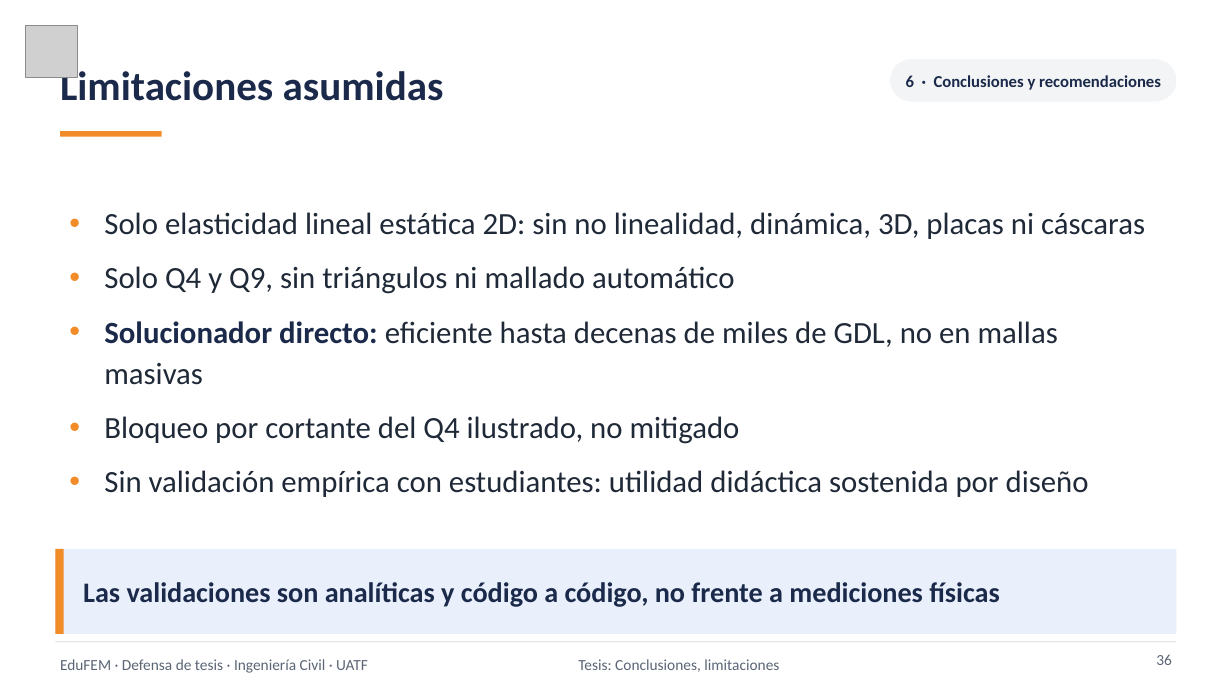
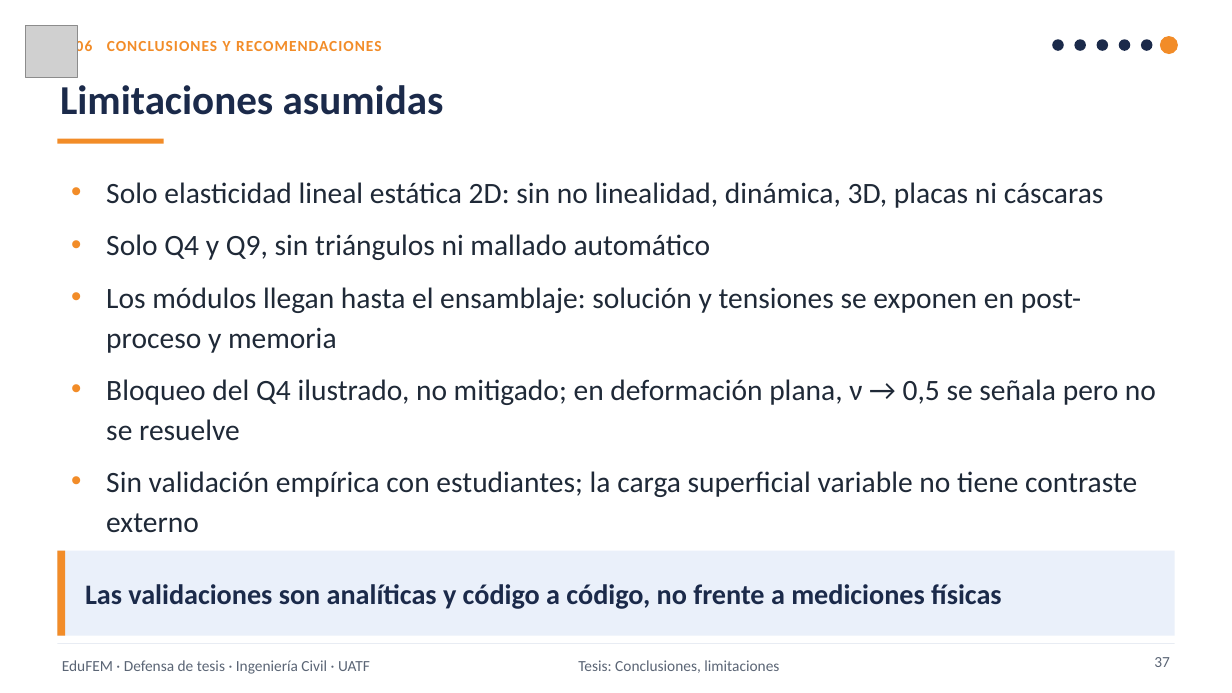
Before and after one commit to Sucullani/SoftwareED, a slide deck: slide 37 of tesis/presentacion/video/Defensa_EduFEM_narrada.pptx (slide 36 before the commit). Drawn at 1232x693 pixels with LibreOffice and Linux fonts; fonts in the diff are those of the drawing; grey boxes stand for pictures. Boxes give left, top, right and bottom in pixels: in the first picture for what was removed or moved away, otherwise in the second. Text is boxed around its words. In the diff, an @@ line names an element or a change of style, - is before the commit and + after.

```diff
--- a/tesis/presentacion/video/Defensa_EduFEM_narrada.pptx
+++ b/tesis/presentacion/video/Defensa_EduFEM_narrada.pptx
@@ text "Limitaciones asumidas" rewrapped from (x1=60, y1=66, x2=444, y2=101) to (x1=60, y1=85, x2=444, y2=115) @@
@@ text added at (x1=76, y1=38, x2=381, y2=56), 12 pt, text #F28C28, bold @@
+06 CONCLUSIONES Y RECOMENDACIONES
@@ rounded rectangle removed at (x1=890, y1=59, x2=1177, y2=102) @@
-6 · Conclusiones y recomendaciones
@@ ellipse added at (x1=1053, y1=39, x2=1064, y2=50), fill #1B2A4A @@
@@ ellipse added at (x1=1075, y1=39, x2=1086, y2=50), fill #1B2A4A @@
@@ ellipse added at (x1=1097, y1=39, x2=1108, y2=50), fill #1B2A4A @@
@@ ellipse added at (x1=1119, y1=39, x2=1130, y2=50), fill #1B2A4A @@
@@ ellipse added at (x1=1141, y1=39, x2=1153, y2=50), fill #1B2A4A @@
@@ ellipse added at (x1=1160, y1=36, x2=1178, y2=55), fill #F28C28 @@
@@ rectangle resized from (x1=60, y1=131, x2=162, y2=137) to (x1=57, y1=139, x2=164, y2=144) @@
@@ text "Solo elasticidad lineal estática 2D: ..." moved from (x1=104, y1=212, x2=1145, y2=497) to (x1=106, y1=182, x2=1156, y2=533) @@
@@ text at (x1=106, y1=182, x2=1104, y2=260): size 24 to 23 pt in "Solo elasticidad lineal estática 2D: sin no ...", "Solo Q4 y Q9, sin triángulos ni ..." @@
@@ text at (x1=106, y1=287, x2=1156, y2=533): text changed; size 24 to 23 pt @@
-• Solucionador directo: eficiente hasta decenas de miles de GDL, no en mallas masivas
-• Bloqueo por cortante del Q4 ilustrado, no mitigado
-• Sin validación empírica con estudiantes: utilidad didáctica sostenida por diseño
+• Los módulos llegan hasta el ensamblaje: solución y tensiones se exponen en post-proceso y memoria
+• Bloqueo del Q4 ilustrado, no mitigado; en deformación plana, ν → 0,5 se señala pero no se resuelve
+• Sin validación empírica con estudiantes; la carga superficial variable no tiene contraste externo
@@ rectangle at (x1=57, y1=551, x2=1175, y2=636): fill #E9F0FB to #EAF0FA @@
@@ rectangle at (x1=57, y1=643, x2=1175, y2=644): fill #D1D5DB to #DCE3EE @@
@@ page number added at (x1=1154, y1=657, x2=1170, y2=667), 12 pt, text #5B6575 @@
+37
@@ page number removed at (x1=1156, y1=654, x2=1172, y2=665) @@
-36
```
Also in this commit, not shown: 37 other slides changed, 1 slide added, 10 other files.
